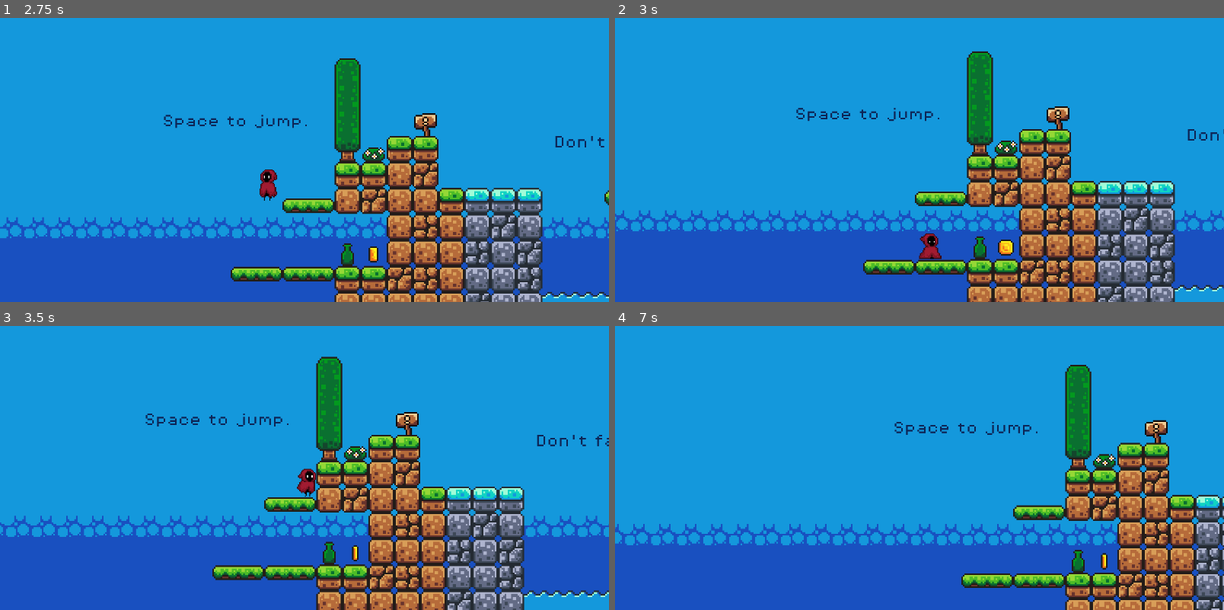
Above: before the commit, frames 1-4 (two rows, left to right).
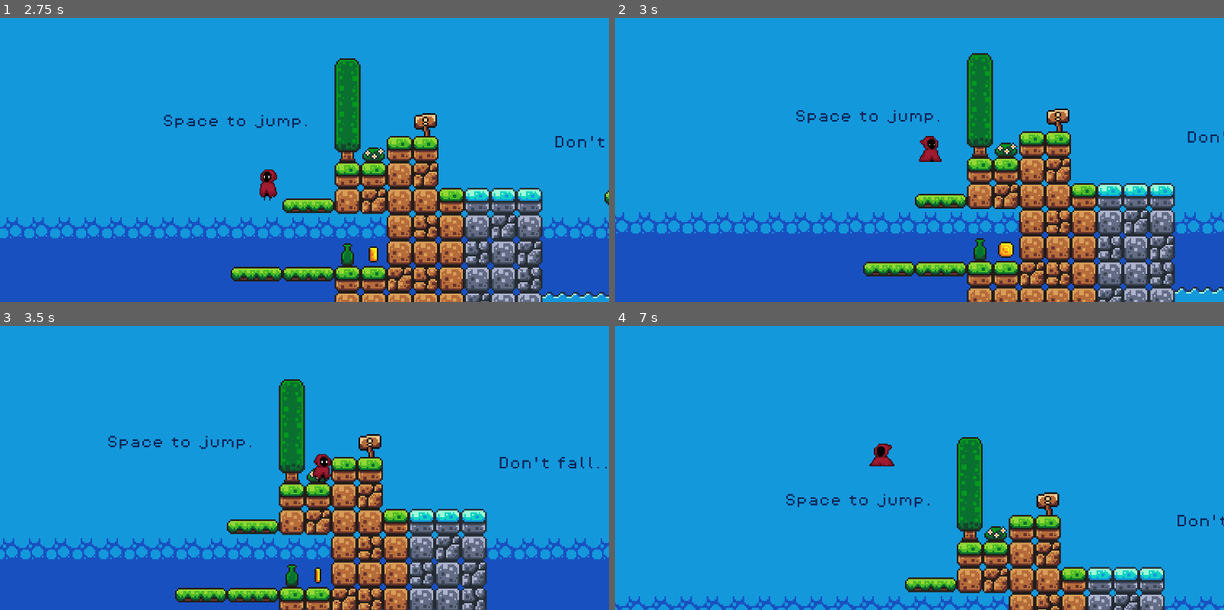
Above: after the commit, the same moments.

Repository: jovazquez1/Platformer-Final-Project
Game: Godot game, scene res://scenes/game.tscn
Two runs of this game, one before a commit and one after it. Both use one fixed random seed, a clock stepped at 60 frames per second and the inputs below.
Inputs:
- Up to frame 1 (2.75 s): hold Right (move_right) 0.53-2.03 s; tap Space (jump) at 0.6, 0.77, 1.07, 1.35, 1.52, 1.82, 2.1 s; hold Left (move_left) from 2.03 s (still down)
- Up to frame 2 (3 s): release Left (move_left) at 2.78 s; hold Right (move_right) from 2.78 s (still down); tap Space (jump) at 2.85 s
- Up to frame 3 (3.5 s): keep holding Right (move_right); tap Space (jump) at 3.02, 3.32 s
- Up to frame 4 (7 s): tap Space (jump) at 3.6, 3.77, 4.07, 4.35, 4.52, 4.82, 5.1, 5.85, 6.02, 6.32, 6.6, 6.77 s; release Right (move_right) at 4.28 s; hold Left (move_left) 4.28-5.03 s; hold Right (move_right) 5.03-5.78 s; hold Left (move_left) from 5.78 s (still down)

Frame 1 is identical in both runs. In frame 2, 13% of the frame differs, in the area x 0-100%, y 11-100%; in frame 3, 29%; in frame 4, 35%, in the area x 0-100%, y 13-100%.

Commit message:
fixed coyote jump and player bug

Diff:
--- a/scenes/player.tscn
+++ b/scenes/player.tscn
@@ -157,3 +157,7 @@
 
 [node name="JumpSound" type="AudioStreamPlayer2D" parent="."]
 stream = ExtResource("3_hltno")
+
+[node name="CoyoteJumpTimer" type="Timer" parent="."]
+
+[connection signal="timeout" from="CoyoteJumpTimer" to="." method="_on_coyote_jump_timer_timeout"]
--- a/scenes/slime.tscn
+++ b/scenes/slime.tscn
@@ -1,8 +1,9 @@
-[gd_scene load_steps=10 format=3 uid="uid://djc1h8nwlxp6h"]
+[gd_scene load_steps=11 format=3 uid="uid://djc1h8nwlxp6h"]
 
 [ext_resource type="Texture2D" uid="uid://dn83x1w38pgrk" path="res://assets/sprites/slime_green.png" id="1_sqx6i"]
 [ext_resource type="Script" path="res://scripts/slime.gd" id="1_wmkqn"]
 [ext_resource type="PackedScene" uid="uid://bib0kj6um70ei" path="res://scenes/killzone.tscn" id="2_gqw4d"]
+[ext_resource type="AudioStream" uid="uid://dxtrutw3pr1eo" path="res://assets/sounds/SlimeBounce.wav" id="4_qqp7t"]
 
 [sub_resource type="AtlasTexture" id="AtlasTexture_t0gio"]
 atlas = ExtResource("1_sqx6i")
@@ -66,3 +67,6 @@
 [node name="RayCastLeft" type="RayCast2D" parent="."]
 position = Vector2(0, 5)
 target_position = Vector2(-10, 0)
+
+[node name="SlimeBounce" type="AudioStreamPlayer2D" parent="."]
+stream = ExtResource("4_qqp7t")
--- a/scripts/player.gd
+++ b/scripts/player.gd
@@ -2,26 +2,40 @@
 const SPEED = 130.0
 const JUMP_VELOCITY = -300.0
 var gravity = ProjectSettings.get_setting("physics/2d/default_gravity")
+var can_coyote_jump = false
+var has_jumped = false
 @onready var animated_sprite = $AnimatedSprite2D
+@onready var coyote_jump_timer = $CoyoteJumpTimer
 @onready var jump_sound = $JumpSound
 
+func _ready():
+	coyote_jump_timer.one_shot = true
 
 func _physics_process(delta):
 	if not is_on_floor():
 		velocity.y += gravity * delta
-	if Input.is_action_just_pressed("jump") and is_on_floor():
+		if coyote_jump_timer.is_stopped():
+			coyote_jump_timer.start()
+	else:
+		coyote_jump_timer.stop()
+		can_coyote_jump = false
+		has_jumped = false
+	if Input.is_action_just_pressed("jump") and (is_on_floor() or can_coyote_jump) and !has_jumped:
 		velocity.y = JUMP_VELOCITY
 		jump_sound.play()
+		coyote_jump_timer.stop()
+		can_coyote_jump = false
+		has_jumped = true
 	var direction = Input.get_axis("move_left", "move_right")
 	if direction > 0:
 		animated_sprite.flip_h = false
-	elif direction <0:
-			animated_sprite.flip_h = true
+	elif direction < 0:
+		animated_sprite.flip_h = true
 	if is_on_floor():
 		if direction == 0:
 			animated_sprite.play("idle")
 		else:
-					animated_sprite.play("run")
+			animated_sprite.play("run")
 	else:
 		animated_sprite.play("jump")
 	if direction:
@@ -29,3 +43,10 @@
 	else:
 		velocity.x = move_toward(velocity.x, 0, SPEED)
 	move_and_slide()
+
+func _on_coyote_jump_timer_timeout():
+	can_coyote_jump = true
+
+func _process(delta):
+	if not is_on_floor() and !coyote_jump_timer.is_stopped():
+		can_coyote_jump = true
--- a/scripts/slime.gd
+++ b/scripts/slime.gd
@@ -4,13 +4,17 @@
 @onready var ray_cast_right = $RayCastRight
 @onready var ray_cast_left = $RayCastLeft
 @onready var animated_sprite = $AnimatedSprite2D
+@onready var slime_bounce = $SlimeBounce
+
 
 
 func _process(delta):
 	if ray_cast_right.is_colliding():
+		slime_bounce.play()
 		direction = -1
 		animated_sprite.flip_h = true
 	if ray_cast_left.is_colliding():
+		slime_bounce.play()
 		direction = 1
 		animated_sprite.flip_h = false
 	position.x += direction * SPEED * delta
Not shown, added: assets/sounds/SlimeBounce.mp3.import
Not shown, added: assets/sounds/SlimeBounce.wav.import
Not shown, added: assets/sounds/SlimeBounce.mp3
Not shown, added: assets/sounds/SlimeBounce.wav
